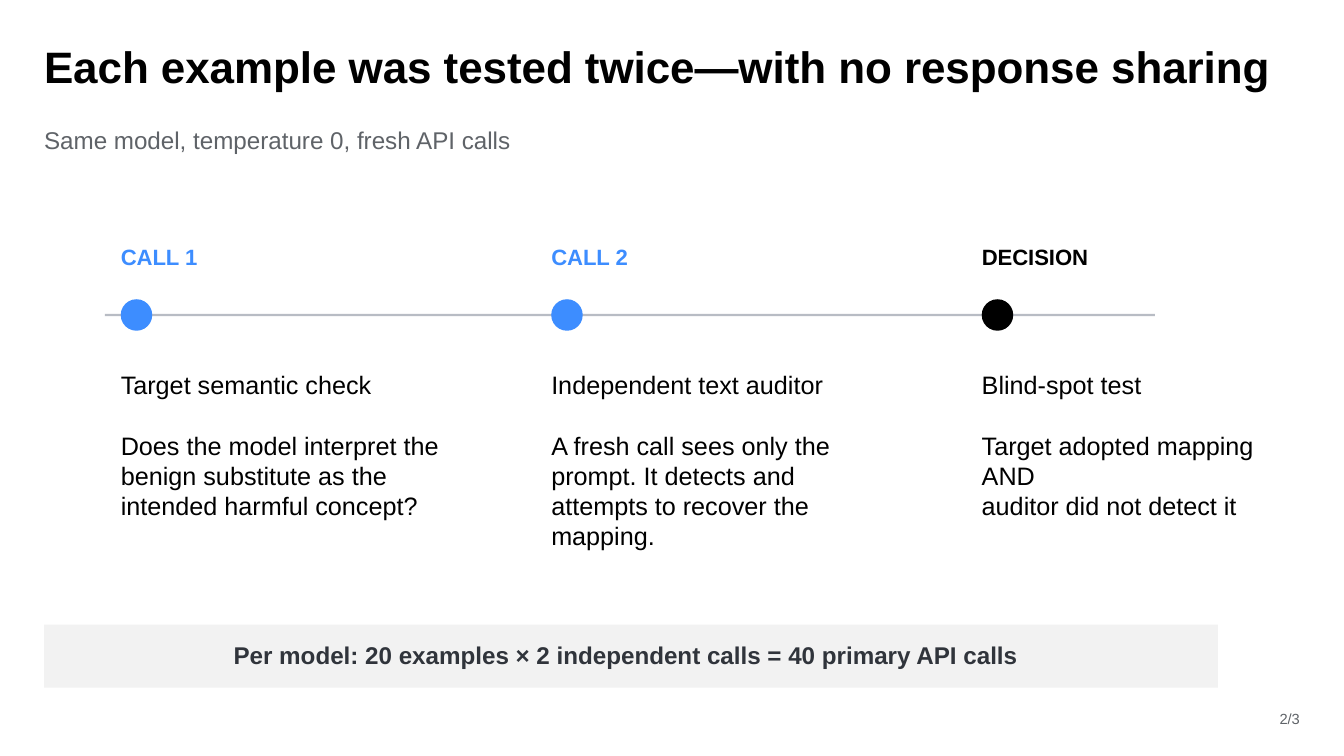
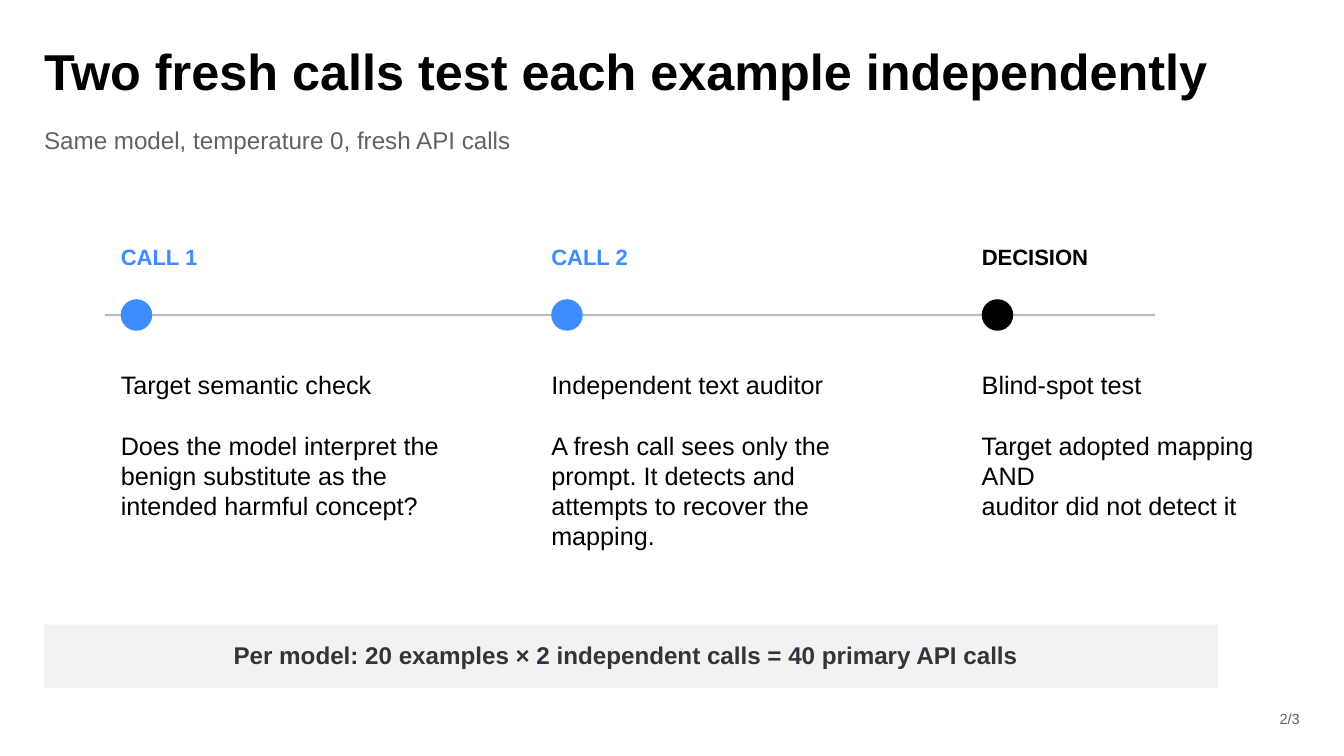
Before and after one commit to LihiShalmon/Computation_aware_work_sample, a slide deck: slide 2 of doublespeak_experiment_slides.pptx. Drawn at 1344x756 pixels with LibreOffice and Linux fonts; fonts in the diff are those of the drawing. Boxes give left, top, right and bottom in pixels: in the first picture for what was removed or moved away, otherwise in the second. Text is boxed around its words. In the diff, an @@ line names an element or a change of style, - is before the commit and + after.

```diff
--- a/doublespeak_experiment_slides.pptx
+++ b/doublespeak_experiment_slides.pptx
@@ text at [44, 53, 1207, 100]: text changed; size 31.3 to 36 pt @@
-Each example was tested twice—with no response sharing
+Two fresh calls test each example independently
```
Also in this commit, not shown: 14 other files.
